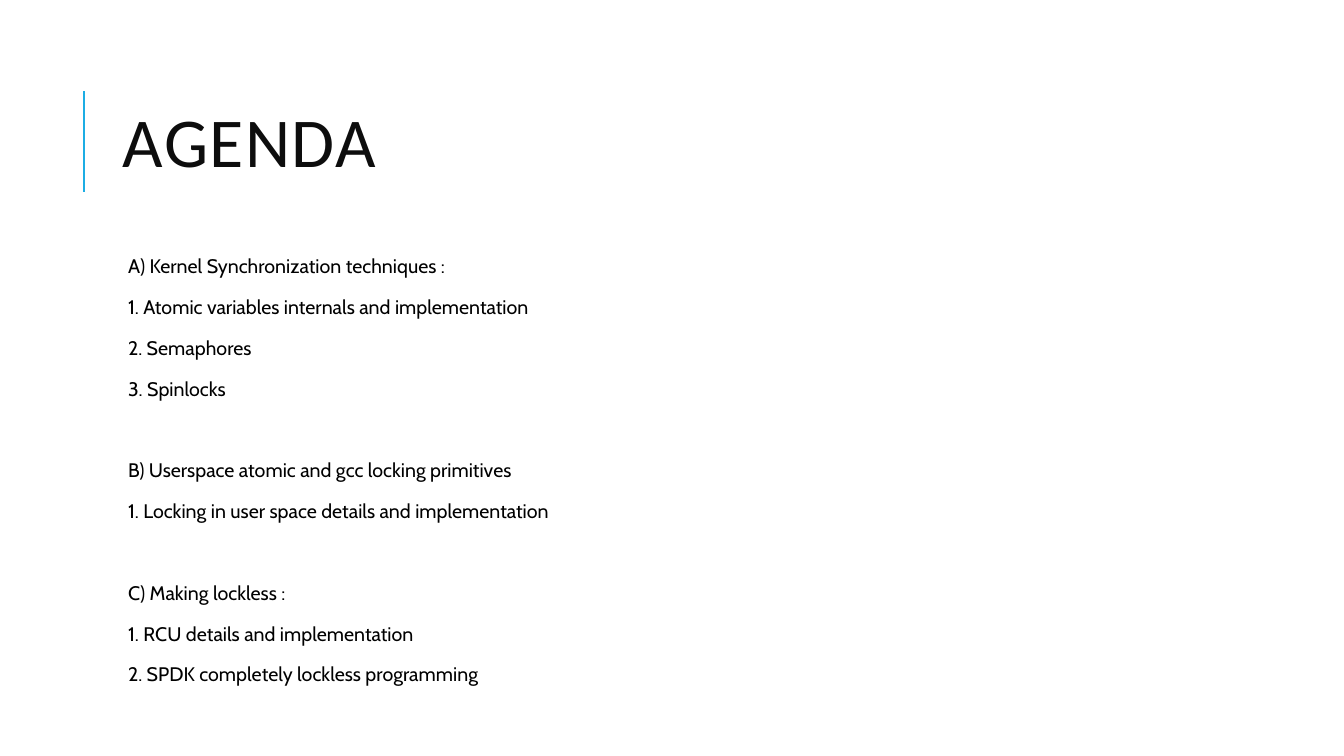
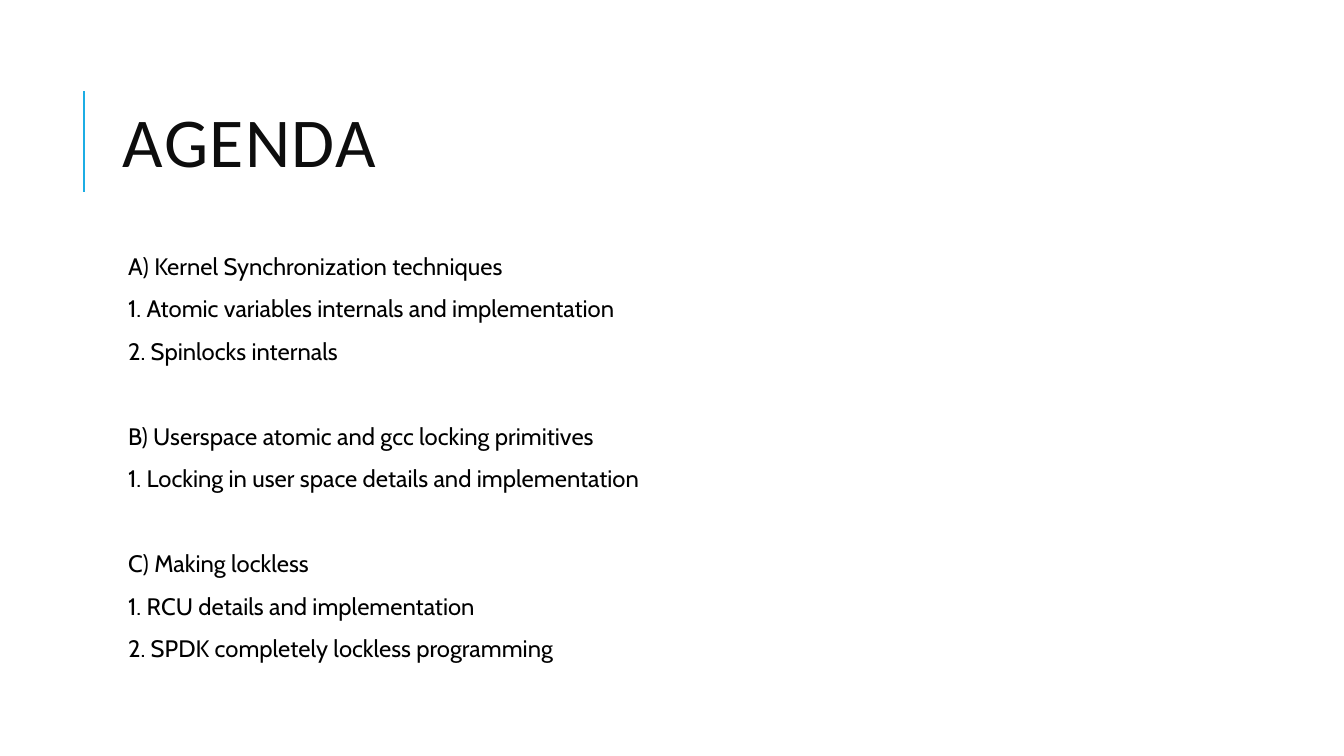
Before and after one commit to kundanthebest/osi2022, a slide deck: slide 2 of locking_presentation.pptx. Drawn at 1344x756 pixels with LibreOffice and Linux fonts; fonts in the diff are those of the drawing. Boxes give left, top, right and bottom in pixels: in the first picture for what was removed or moved away, otherwise in the second. Text is boxed around its words. In the diff, an @@ line names an element or a change of style, - is before the commit and + after.

```diff
--- a/locking_presentation.pptx
+++ b/locking_presentation.pptx
@@ text at [128, 257, 502, 281]: text changed; size 14 to 17 pt @@
-  A) Kernel Synchronization techniques :
+  A) Kernel Synchronization techniques
@@ text at [128, 299, 639, 663]: size 14 to 17 pt in "1. Atomic variables internals and implementation", "B) Userspace atomic and gcc locking primitives", "1. Locking in user space details and ...", "1. RCU details and implementation" and 1 more places; line spacing 0.9 to 0.8 @@
@@ text at [128, 342, 338, 366]: text changed; size 14 to 17 pt @@
-  2. Semaphores
-  3. Spinlocks
+  2. Spinlocks internals
@@ text at [128, 554, 309, 578]: text changed; size 14 to 17 pt @@
-  C) Making lockless :
+  C) Making lockless
```
Also in this commit, not shown: 11 other slides changed.
